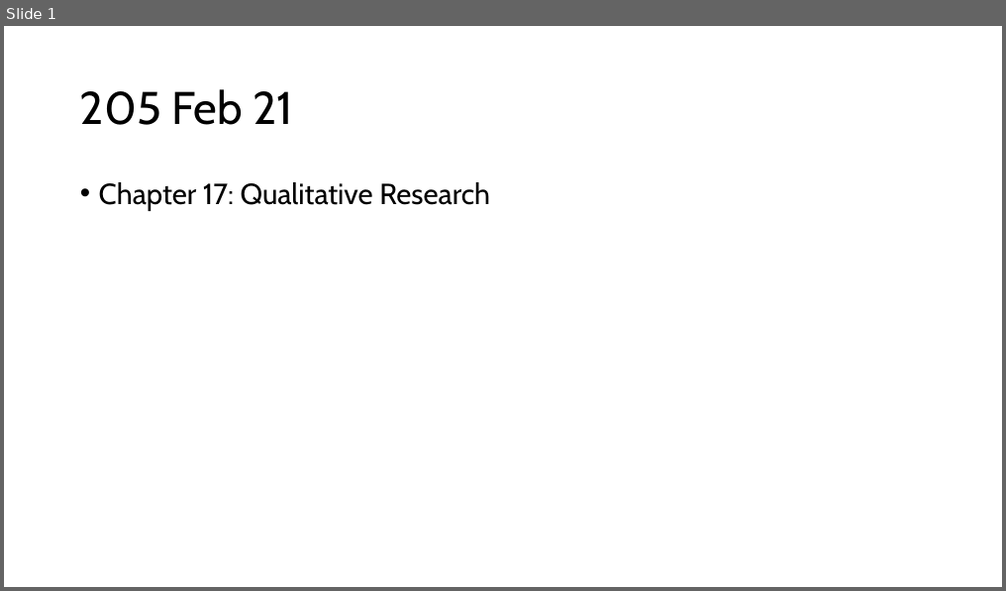
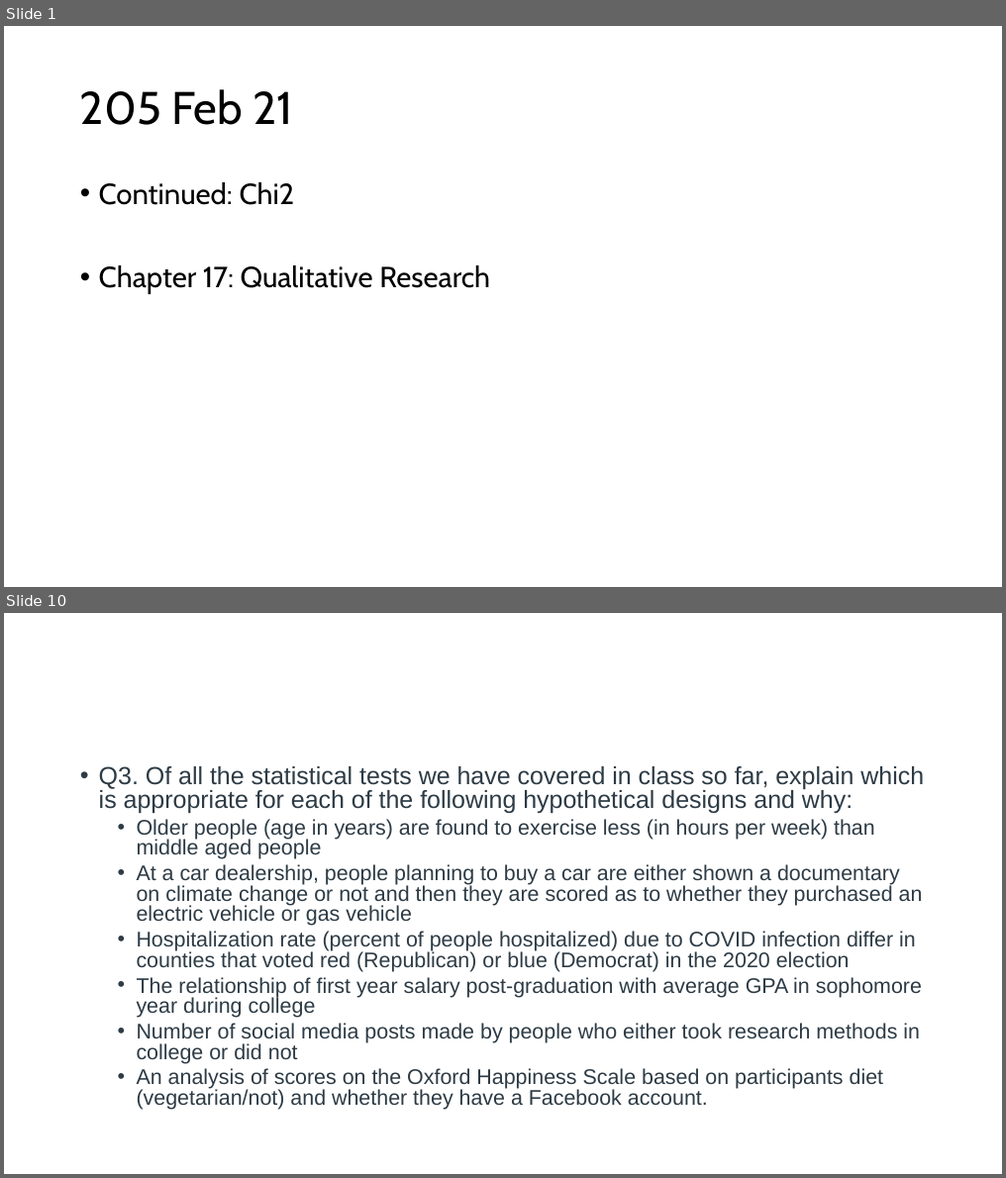
Before and after one commit to preber/Research-Methods, a slide deck: Class Slides 2024/Class 21.pptx. Shown one above the other, each under a label of ours: slide 1 before the commit, slides 1 and 10 after it; the slides between them are not shown. The pictures are 1006x591 and 1006x1178 pixels, drawn with LibreOffice and Linux fonts; fonts in the diff are those of the drawing. Boxes give left, top, right and bottom in pixels: in the first picture for what was removed or moved away, otherwise in the second. Text is boxed around its words. In the diff, an @@ line names an element or a change of style, - is before the commit and + after.

```diff
--- a/Class Slides 2024/Class 21.pptx
+++ b/Class Slides 2024/Class 21.pptx
@@ slide 10 added at (x1=4, y1=613, x2=1002, y2=1174), background #FFFFFF @@
@@ text added at (x1=99, y1=766, x2=924, y2=1110), 20.4 pt, text #2D3B45 @@
+• Q3. Of all the statistical tests we have covered in class so far, explain which is appropriate for each of the following hypothetical designs and why:
+  • Older people (age in years) are found to exercise less (in hours per week) than middle aged people
+  • At a car dealership, people planning to buy a car are either shown a documentary on climate change or not and then they are scored as to whether they purchased an electric vehicle or gas vehicle
+  • Hospitalization rate (percent of people hospitalized) due to COVID infection differ in counties that voted red (Republican) or blue (Democrat) in the 2020 election
+  • The relationship of first year salary post-graduation with average GPA in sophomore year during college
+  • Number of social media posts made by people who either took research methods in college or did not
+  • An analysis of scores on the Oxford Happiness Scale based on participants diet (vegetarian/not) and whether they have a Facebook account.
@@ slide 1 changed as well @@
@@ text at (x1=99, y1=182, x2=295, y2=205): paragraph added @@
+• Continued: Chi2
```
Also in this commit, not shown: 1 other slide changed, 14 other slides added, 15 slides removed, 3 other files.
